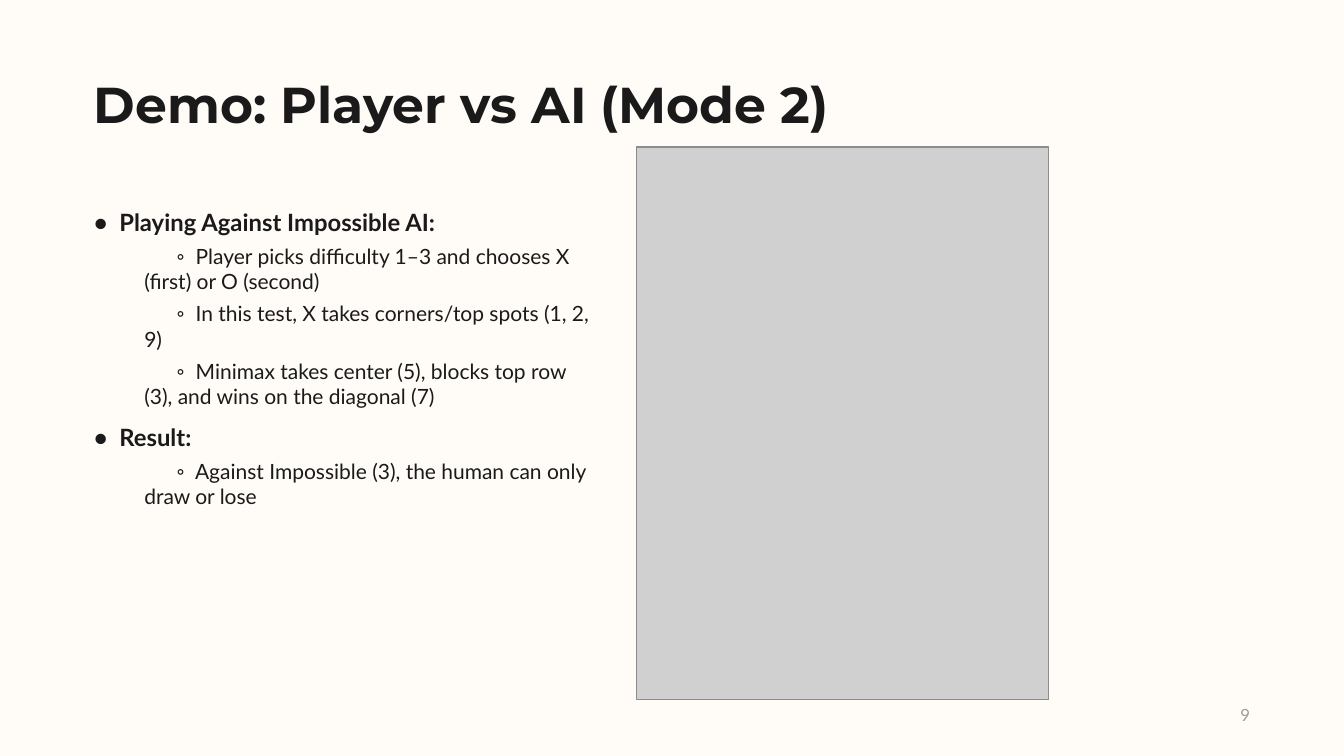
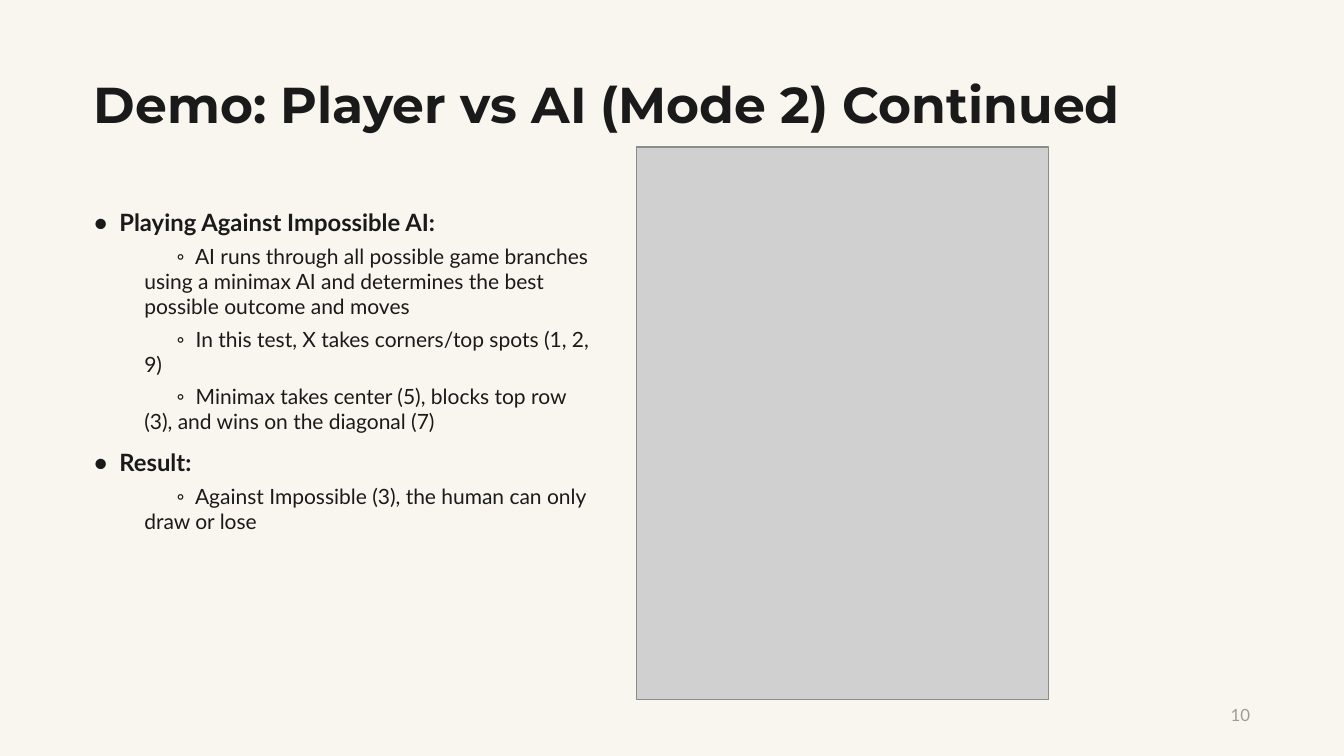
Before and after one commit to Tejas-Upadhyay/tictactoe, a slide deck: slide 10 of TicTacToe_Presentation.pptx (slide 9 before the commit). Drawn at 1344x756 pixels with LibreOffice and Linux fonts; fonts in the diff are those of the drawing; grey boxes stand for pictures. Boxes give left, top, right and bottom in pixels: in the first picture for what was removed or moved away, otherwise in the second. Text is boxed around its words. In the diff, an @@ line names an element or a change of style, - is before the commit and + after.

```diff
--- a/TicTacToe_Presentation.pptx
+++ b/TicTacToe_Presentation.pptx
@@ background #FFFCF7 to #F9F6F0 @@
@@ text at [94,83,1120,133]: text changed @@
-Demo: Player vs AI (Mode 2)
+Demo: Player vs AI (Mode 2) Continued
@@ text at [144,248,588,318]: text changed @@
-  ◦ Player picks difficulty 1–3 and chooses X (first) or O (second)
+  ◦ AI runs through all possible game branches using a minimax AI and determines the best possible outcome and moves
@@ text at [1231,709,1250,721]: text changed @@
-9
+10
```
Also in this commit, not shown: 11 other slides changed, 1 slide added, 4 other files.
